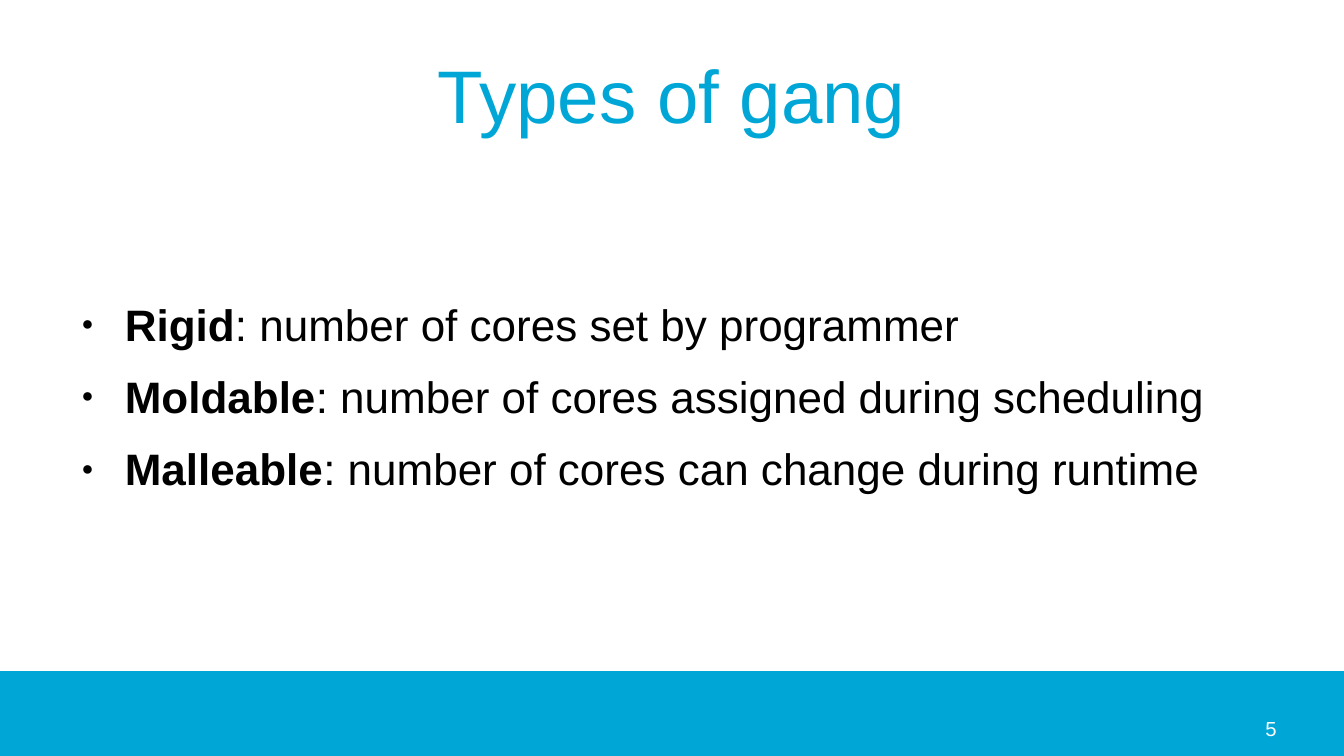
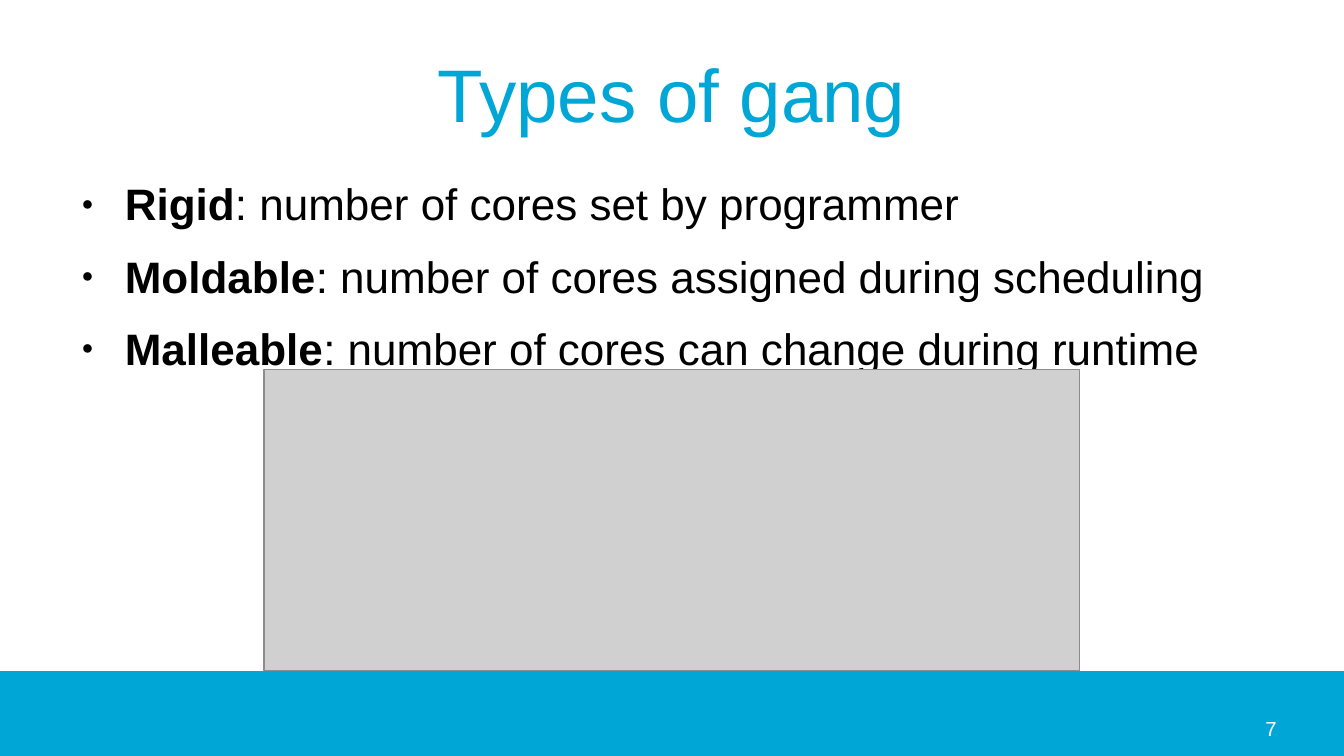
Before and after one commit to jmigual/APATeoria, a slide deck: slide 7 of Notes/TFM_presentations/2020_02_24/2020_02_24.odp (slide 5 before the commit). Drawn at 1344x756 pixels with LibreOffice and Linux fonts; fonts in the diff are those of the drawing; grey boxes stand for pictures; background and template pictures are left out. Boxes give left, top, right and bottom in pixels: in the first picture for what was removed or moved away, otherwise in the second. Text is boxed around its words. In the diff, an @@ line names an element or a change of style, - is before the commit and + after.

Commit message:
Added new figures and more info for the presentation

```diff
--- a/Notes/TFM_presentations/2020_02_24/2020_02_24.odp
+++ b/Notes/TFM_presentations/2020_02_24/2020_02_24.odp
@@ text "Rigid: number of cores set ..." at (x1=125, y1=188, x2=1203, y2=373): vertical alignment middle to top @@
@@ picture added at (x1=265, y1=370, x2=1081, y2=671) @@
@@ page number at (x1=1265, y1=722, x2=1276, y2=736): text changed @@
-5
+7
```
Also in this commit, not shown: 6 other slides changed, 6 slides added, 2 slides removed, 17 other files.
